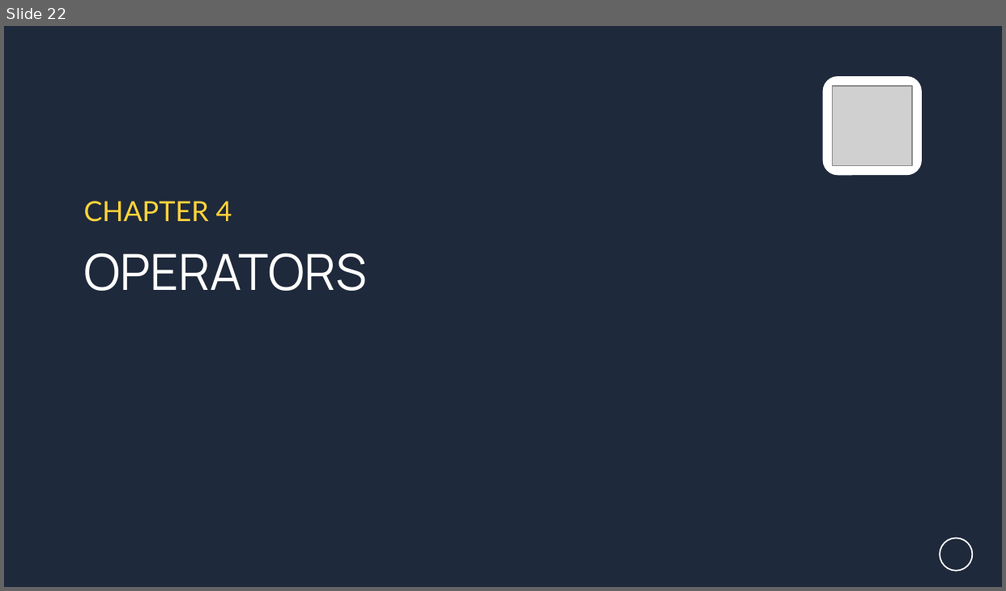
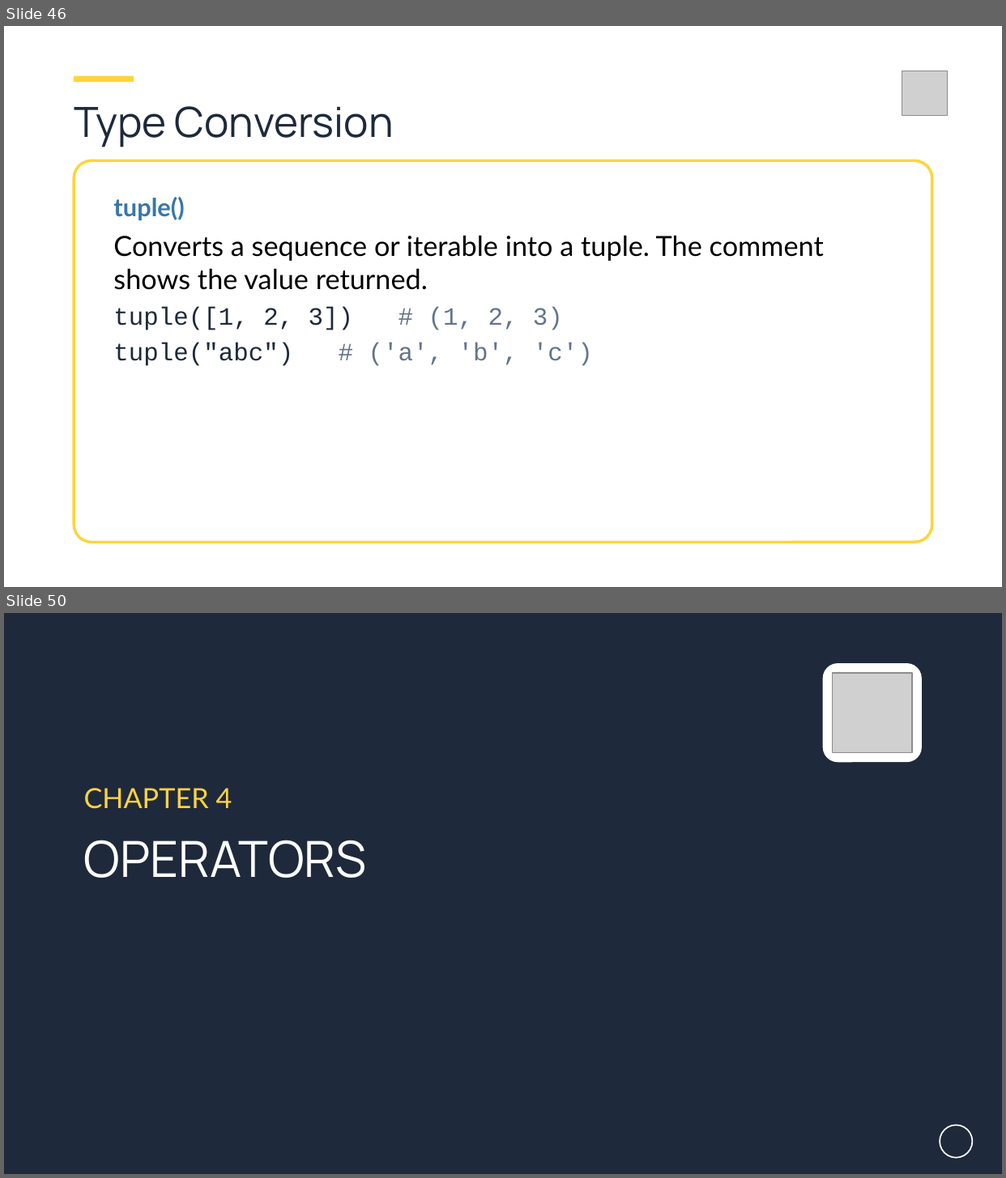
Before and after one commit to aamir-naseem88/Learn-Python, a slide deck: Python_Course.pptx. Shown one above the other, each under a label of ours: slide 22 before the commit, slides 46 and 50 after it; the slides between them are not shown. The pictures are 1006x591 and 1006x1178 pixels, drawn with LibreOffice and Linux fonts; fonts in the diff are those of the drawing; grey boxes stand for pictures; background and template pictures are left out. Boxes give left, top, right and bottom in pixels: in the first picture for what was removed or moved away, otherwise in the second. Text is boxed around its words. In the diff, an @@ line names an element or a change of style, - is before the commit and + after.

```diff
--- a/Python_Course.pptx
+++ b/Python_Course.pptx
@@ slide 46 added at box(4, 26, 1002, 587), background #FFFFFF; not listed: 1 template element that a slide beside it also shows @@
@@ picture added at box(902, 71, 947, 116) @@
@@ rectangle added at box(74, 76, 134, 82), fill #FFD43B @@
@@ text added at box(74, 106, 394, 148), 30 pt, text #1E293B @@
+Type Conversion
@@ rounded rectangle added at box(74, 160, 932, 543), fill #FFFFFF, outline #FFD43B 2 pt @@
@@ text added at box(113, 197, 184, 220), 18 pt, text #3776AB, bold @@
+tuple()
@@ text added at box(113, 235, 824, 366), 20 pt, text #000000 @@
+Converts a sequence or iterable into a tuple. The comment shows the value returned.
+tuple([1, 2, 3]) # (1, 2, 3)
+tuple("abc") # ('a', 'b', 'c')
@@ what was slide 22 is now slide 50 @@
```
Also in this commit, not shown: 161 other slides added, 2 other files.
